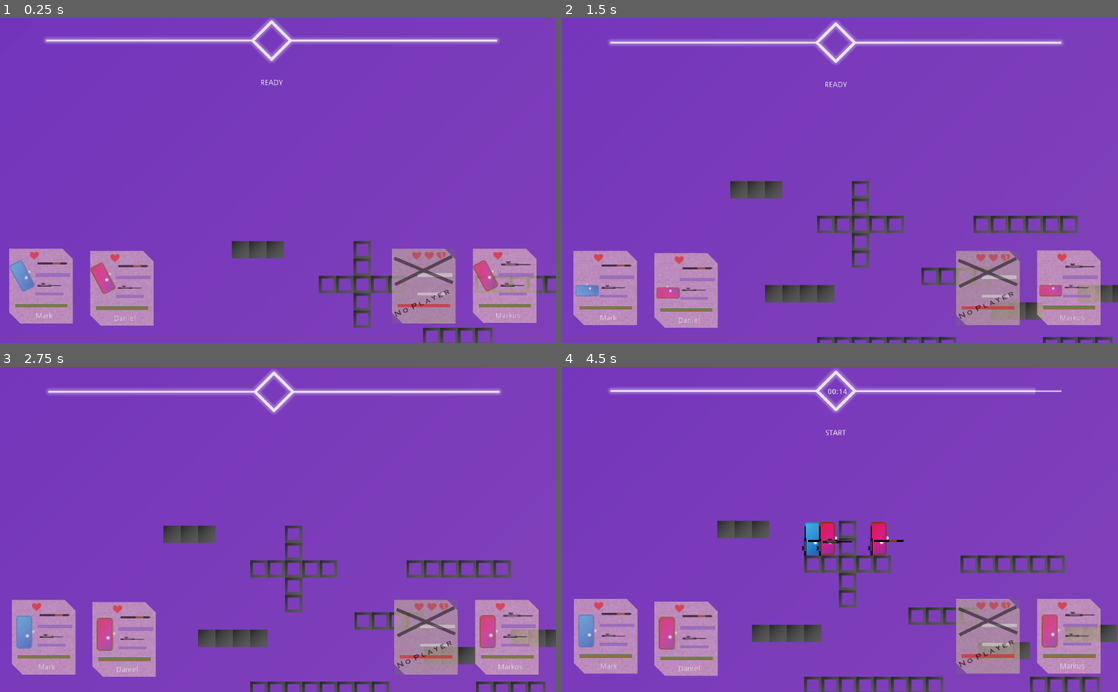
Above: before the commit, frames 1-4 (two rows, left to right).
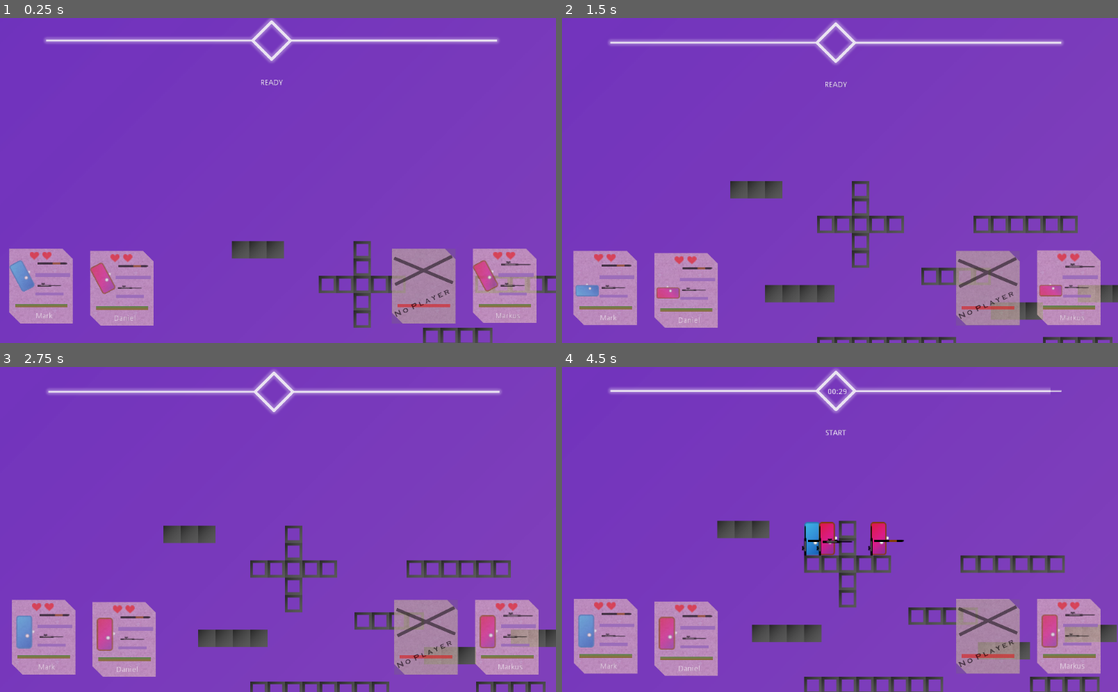
Above: after the commit, the same moments.

Repository: XanMarta/godot-game-battlefield
Game: Godot game, scene res://src/Game/PlayGround.tscn
The game is run twice, just before and just after one commit, with the same random seed, the same clock (stepped at 60 frames per second) and the same inputs.
Inputs:
- Up to frame 1 (0.25 s): no input
- Up to frame 2 (1.5 s): no input
- Up to frame 3 (2.75 s): no input
- Up to frame 4 (4.5 s): tap Enter at 2.75 s

The runs differ from the first frame. In frame 1, 0.3% of the frame differs, in the area x 7-93%, y 72-86%; in frame 2, 0.3%; in frame 3, 0.3%; in frame 4, 0.4%, in the area x 8-94%, y 6-86%.

Commit message:
Create KillBar system

Diff:
--- a/src/Actor/Player.gd
+++ b/src/Actor/Player.gd
@@ -158,9 +158,9 @@
 	emit_signal("update_gui")
 	$AnimationPlayer.play("dead")
 	if current_player_shot != null:
-		print(current_player_shot.player_name, " killed ", player_name)
-	else:
-		print(player_name, " committed suicide")
+		GameData.emit_signal("player_kill", current_player_shot.player_name, player_name)
+	else:
+		GameData.emit_signal("player_suicide", player_name)
 	call_deferred("drop_all")
 	$Player/BulletDetect.set_deferred("monitoring", false)
 	yield($AnimationPlayer, "animation_finished")
--- a/src/Autoload/GameData.gd
+++ b/src/Autoload/GameData.gd
@@ -2,6 +2,8 @@
 
 
 signal spawn_bubble(item_name, item, pos)
+signal player_kill(killer, victim)
+signal player_suicide(player)
 
 # Detached data ########################
 
@@ -11,7 +13,9 @@
 var jump_power = 2
 var recoil_force = 5.0
 var player_health = 100
-var player_init_life = 1
+var player_init_life = 2
+
+var match_time = 30
 
 
 # Imported data ########################
--- a/src/Background/Background.tscn
+++ b/src/Background/Background.tscn
@@ -8,9 +8,9 @@
 anchor_right = 1.0
 anchor_bottom = 1.0
 margin_left = -675.0
-margin_top = -1231.0
+margin_top = -855.0
 margin_right = 4280.0
-margin_bottom = 3251.0
+margin_bottom = 2875.0
 rect_scale = Vector2( 0.5, 0.5 )
 texture = ExtResource( 1 )
 stretch_mode = 7
--- a/src/GUI/PlayerTag.tscn
+++ b/src/GUI/PlayerTag.tscn
@@ -69,6 +69,7 @@
 [node name="gun" type="Sprite" parent="Gunhand"]
 
 [node name="Bullet" type="TextureProgress" parent="Gunhand"]
+visible = false
 anchor_left = 0.5
 anchor_right = 0.5
 margin_left = -32.0799
@@ -89,6 +90,7 @@
 [node name="gun" type="Sprite" parent="Gunsecond"]
 
 [node name="Bullet" type="TextureProgress" parent="Gunsecond"]
+visible = false
 anchor_left = 0.5
 anchor_right = 0.5
 margin_left = -32.0799
@@ -128,18 +130,22 @@
 [node name="Heart" type="Node2D" parent="."]
 
 [node name="heart1" type="Sprite" parent="Heart"]
+visible = false
 position = Vector2( -12.8041, -124.521 )
 texture = ExtResource( 7 )
 
 [node name="heart2" type="Sprite" parent="Heart"]
+visible = false
 position = Vector2( 10.5548, -124.521 )
 texture = ExtResource( 7 )
 
 [node name="heart3" type="Sprite" parent="Heart"]
+visible = false
 position = Vector2( 32.6843, -124.521 )
 texture = ExtResource( 7 )
 
 [node name="Label" type="Label" parent="Heart"]
+visible = false
 margin_left = 28.5777
 margin_top = -130.385
 margin_right = 56.5777
--- a/src/Game/PlayGround.gd
+++ b/src/Game/PlayGround.gd
@@ -5,7 +5,6 @@
 
 
 var is_running = false
-var timing = 15
 
 
 func init_player():
@@ -41,7 +40,7 @@
 func prepare_game():
 	$Actors.prepare_game()
 	$Screen/GameGUI.start()
-	$Screen/GameGUI/Timer.set_time(timing)
+	$Screen/GameGUI/Timer.set_time(GameData.match_time)
 
 
 func start_game():
--- a/src/Game/PlayGround.tscn
+++ b/src/Game/PlayGround.tscn
@@ -11,6 +11,7 @@
 [ext_resource path="res://src/Game/Bubble_scene.gd" type="Script" id=9]
 [ext_resource path="res://src/GUI/GameGUI.tscn" type="PackedScene" id=10]
 [ext_resource path="res://src/Game/PlayGround.gd" type="Script" id=11]
+[ext_resource path="res://src/GameElement/KillBarScene.tscn" type="PackedScene" id=12]
 
 [node name="PlayGround" type="Node2D"]
 script = ExtResource( 11 )
@@ -62,6 +63,8 @@
 [node name="Player_tag_scene" parent="Screen" instance=ExtResource( 5 )]
 
 [node name="GameGUI" parent="Screen" instance=ExtResource( 10 )]
+
+[node name="KillBarScene" parent="Screen" instance=ExtResource( 12 )]
 [connection signal="timeout" from="Map/ItemSpawn" to="Map" method="_on_ItemSpawn_timeout"]
 [connection signal="end_game" from="Actors" to="." method="end_game"]
 [connection signal="quit_game" from="Screen/GameGUI" to="." method="quit_game"]
--- /dev/null
+++ b/src/GameElement/KillBar/KillBar.gd
@@ -0,0 +1,28 @@
+extends Node2D
+
+
+var is_starting = true
+var is_disappear_suddenly = false
+
+
+func appear(text):
+	$Bar/Label.text = text
+	$AnimationPlayer.play("appear")
+	yield($AnimationPlayer, "animation_finished")
+	is_starting = false
+	if is_disappear_suddenly:
+		disappear()
+	else:
+		$Timer.start()
+
+
+func disappear():
+	$Timer.stop()
+	$AnimationPlayer.play("disappear")
+
+
+func disappear_suddenly():
+	if is_starting:
+		is_disappear_suddenly = true
+	else:
+		disappear()
--- /dev/null
+++ b/src/GameElement/KillBar/KillBar.tscn
@@ -0,0 +1,94 @@
+[gd_scene load_steps=4 format=2]
+
+[ext_resource path="res://src/GameElement/KillBar/KillBar.gd" type="Script" id=1]
+
+[sub_resource type="Animation" id=1]
+resource_name = "appear"
+tracks/0/type = "value"
+tracks/0/path = NodePath(".:modulate")
+tracks/0/interp = 1
+tracks/0/loop_wrap = true
+tracks/0/imported = false
+tracks/0/enabled = true
+tracks/0/keys = {
+"times": PoolRealArray( 0, 1 ),
+"transitions": PoolRealArray( 1, 1 ),
+"update": 0,
+"values": [ Color( 1, 1, 1, 0 ), Color( 1, 1, 1, 1 ) ]
+}
+tracks/1/type = "value"
+tracks/1/path = NodePath("Bar:position")
+tracks/1/interp = 1
+tracks/1/loop_wrap = true
+tracks/1/imported = false
+tracks/1/enabled = true
+tracks/1/keys = {
+"times": PoolRealArray( 0, 1 ),
+"transitions": PoolRealArray( 1, 1 ),
+"update": 0,
+"values": [ Vector2( 0, 30 ), Vector2( 0, 0 ) ]
+}
+
+[sub_resource type="Animation" id=2]
+resource_name = "disappear"
+tracks/0/type = "value"
+tracks/0/path = NodePath(".:modulate")
+tracks/0/interp = 1
+tracks/0/loop_wrap = true
+tracks/0/imported = false
+tracks/0/enabled = true
+tracks/0/keys = {
+"times": PoolRealArray( 0, 1 ),
+"transitions": PoolRealArray( 1, 1 ),
+"update": 0,
+"values": [ Color( 1, 1, 1, 1 ), Color( 1, 1, 1, 0 ) ]
+}
+tracks/1/type = "value"
+tracks/1/path = NodePath("Bar:position")
+tracks/1/interp = 1
+tracks/1/loop_wrap = true
+tracks/1/imported = false
+tracks/1/enabled = true
+tracks/1/keys = {
+"times": PoolRealArray( 0, 1 ),
+"transitions": PoolRealArray( 1, 1 ),
+"update": 0,
+"values": [ Vector2( 0, 0 ), Vector2( 0, -30 ) ]
+}
+tracks/2/type = "method"
+tracks/2/path = NodePath(".")
+tracks/2/interp = 1
+tracks/2/loop_wrap = true
+tracks/2/imported = false
+tracks/2/enabled = true
+tracks/2/keys = {
+"times": PoolRealArray( 1 ),
+"transitions": PoolRealArray( 1 ),
+"values": [ {
+"args": [  ],
+"method": "queue_free"
+} ]
+}
+
+[node name="KillBar" type="Node2D"]
+position = Vector2( 0, 30 )
+script = ExtResource( 1 )
+
+[node name="Bar" type="Node2D" parent="."]
+
+[node name="Label" type="Label" parent="Bar"]
+margin_right = 104.0
+margin_bottom = 14.0
+text = "Daniel kill Bryan"
+__meta__ = {
+"_edit_use_anchors_": false
+}
+
+[node name="AnimationPlayer" type="AnimationPlayer" parent="."]
+anims/appear = SubResource( 1 )
+anims/disappear = SubResource( 2 )
+
+[node name="Timer" type="Timer" parent="."]
+wait_time = 2.0
+one_shot = true
+[connection signal="timeout" from="Timer" to="." method="disappear"]
--- /dev/null
+++ b/src/GameElement/KillBarScene.gd
@@ -0,0 +1,25 @@
+extends Node2D
+
+export (PackedScene) var killbar
+
+
+func _ready():
+	GameData.connect("player_kill", self, "player_kill")
+	GameData.connect("player_suicide", self, "player_suicide")
+
+
+func player_kill(killer, victim):
+	spawn_bar(killer + " kill " + victim)
+
+func player_suicide(player):
+	spawn_bar(player + " commit suicide")
+
+
+func spawn_bar(text):
+	if $Bar.get_child_count() > 0:
+		$Bar.get_child($Bar.get_child_count() - 1).disappear_suddenly()
+	var spawn_pos = $SpawnBar.position
+	var new_bar = killbar.instance()
+	new_bar.position = spawn_pos
+	$Bar.add_child(new_bar)
+	new_bar.appear(text)
--- /dev/null
+++ b/src/GameElement/KillBarScene.tscn
@@ -0,0 +1,17 @@
+[gd_scene load_steps=3 format=2]
+
+[ext_resource path="res://src/GameElement/KillBarScene.gd" type="Script" id=1]
+[ext_resource path="res://src/GameElement/KillBar/KillBar.tscn" type="PackedScene" id=2]
+
+[node name="KillBarScene" type="Node2D"]
+script = ExtResource( 1 )
+killbar = ExtResource( 2 )
+
+[node name="SpawnBar" type="Position2D" parent="."]
+position = Vector2( 40.9998, 110.284 )
+
+[node name="Timer" type="Timer" parent="."]
+wait_time = 2.0
+autostart = true
+
+[node name="Bar" type="Node2D" parent="."]
Not shown: 1 places in src/Game/PlayGround.tscn that only renumber resources
